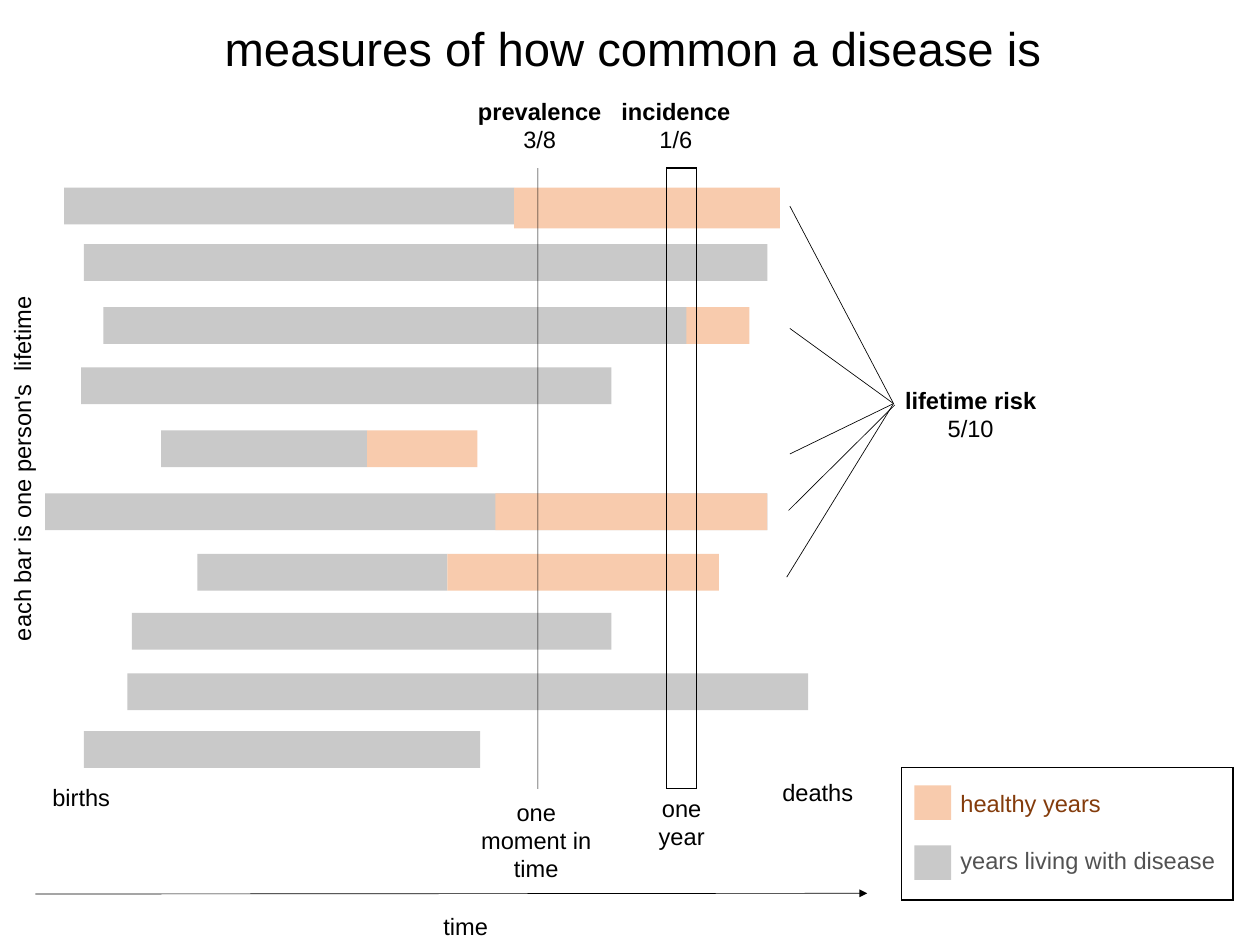
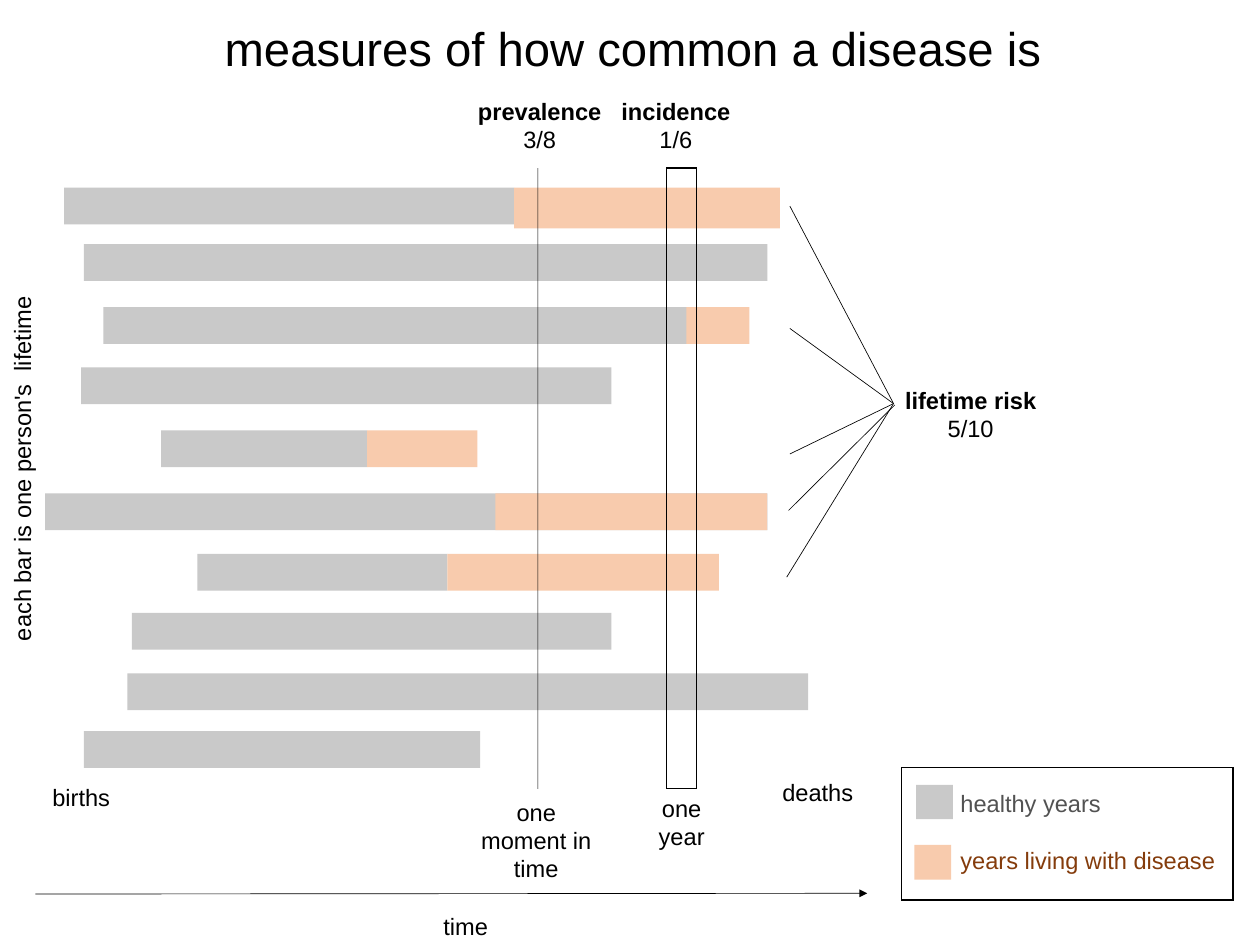
Before and after one commit to ericminikel/cureffi, a slide deck: slide 1 of media/2019/06/measures-of-commonness-diagram.ppt. Drawn at 1260x945 pixels with LibreOffice and Linux fonts; fonts in the diff are those of the drawing. Boxes give left, top, right and bottom in pixels: in the first picture for what was removed or moved away, otherwise in the second. Text is boxed around its words. In the diff, an @@ line names an element or a change of style, - is before the commit and + after.

Commit message:
apparently ppt was not saved

```diff
--- a/media/2019/06/measures-of-commonness-diagram.ppt
+++ b/media/2019/06/measures-of-commonness-diagram.ppt
@@ rectangle: place and size @@
-rectangle at bbox=[914, 845, 951, 879]
+rectangle at bbox=[916, 785, 953, 819]
@@ text "healthy years" at bbox=[960, 795, 1215, 874]: text colour #843C0C to #525252 in "healthy years"; text colour #525252 to #843C0C in "years living with disease" @@
@@ rectangle: place and size @@
-rectangle at bbox=[914, 785, 951, 820]
+rectangle at bbox=[914, 844, 951, 879]
```
